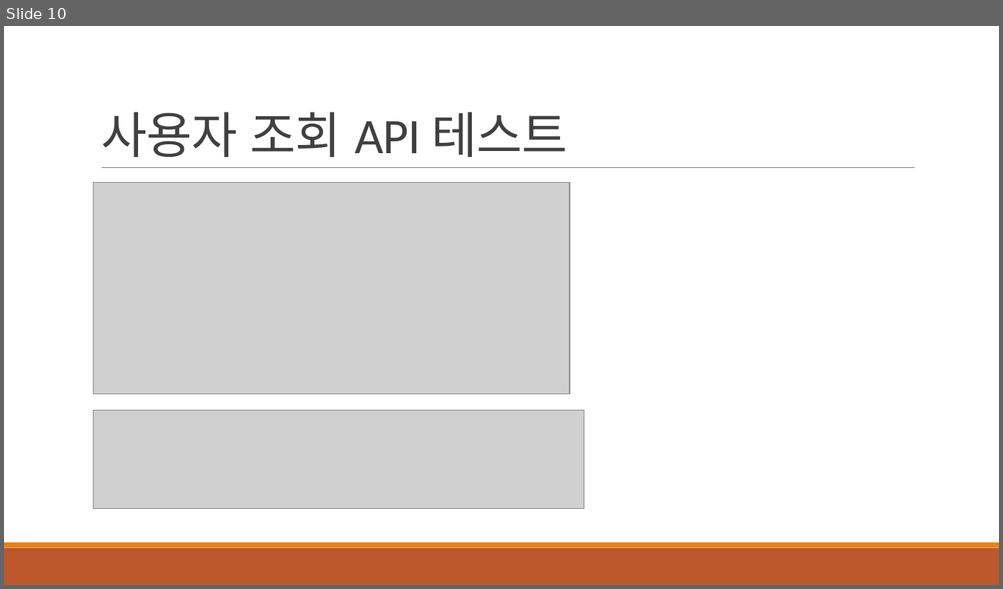
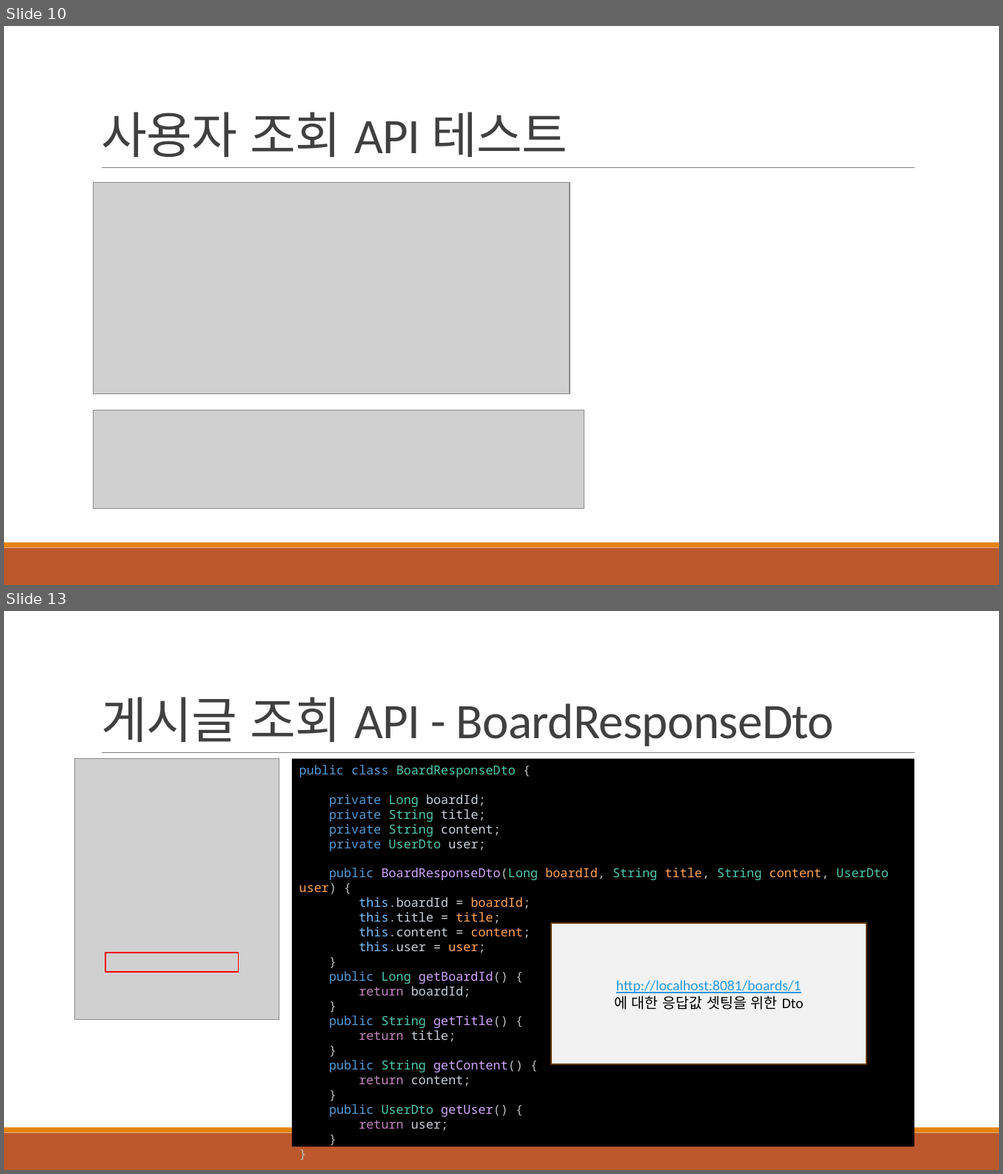
Before and after one commit to khb3025/study-msa, a slide deck: msa-ppt/3.데이터 조회 API 구현.pptx. Shown one above the other, each under a label of ours: slide 10 before the commit, slides 10 and 13 after it; the slides between them are not shown. The pictures are 1003x589 and 1003x1174 pixels, drawn with LibreOffice and Linux fonts; fonts in the diff are those of the drawing; grey boxes stand for pictures. Boxes give left, top, right and bottom in pixels: in the first picture for what was removed or moved away, otherwise in the second. Text is boxed around its words. In the diff, an @@ line names an element or a change of style, - is before the commit and + after.

Commit message:
feat : [MSA] 게시글 Service -> 사용자 Service API 통신 기능 작성

```diff
--- a/msa-ppt/3.데이터 조회 API 구현.pptx
+++ b/msa-ppt/3.데이터 조회 API 구현.pptx
@@ slide 13 added at box(4, 611, 999, 1170), background #FFFFFF; not listed: 3 template elements that a slide beside it also shows @@
@@ title added at box(101, 697, 834, 746), 48 pt, text #404040 @@
+게시글 조회 API - BoardResponseDto
@@ picture added at box(75, 759, 279, 1020) @@
@@ rectangle added at box(292, 759, 914, 1147), fill #000000, 12 pt, text #4EC9B0 @@
+public class BoardResponseDto {
+private Long boardId;
+private String title;
+private String content;
+private UserDto user;
+public BoardResponseDto(Long boardId, String title, String content, UserDto user) {
+this.boardId = boardId;
+this.title = title;
+this.content = content;
+this.user = user;
+}
+public Long getBoardId() {
+return boardId;
+}
+public String getTitle() {
+return title;
+}
+public String getContent() {
+return content;
+}
+public UserDto getUser() {
+return user;
+}
+}
@@ rectangle added at box(551, 923, 867, 1065), fill #F2F2F2, outline #643908 1.25 pt, 14 pt, text #2998E3, underline @@
+http://localhost:8081/boards/1
+에 대한 응답값 셋팅을 위한 Dto
@@ rectangle added at box(105, 953, 239, 972), outline #FF0000 1.25 pt @@
```
Also in this commit, not shown: 8 other slides added, 8 other files.
